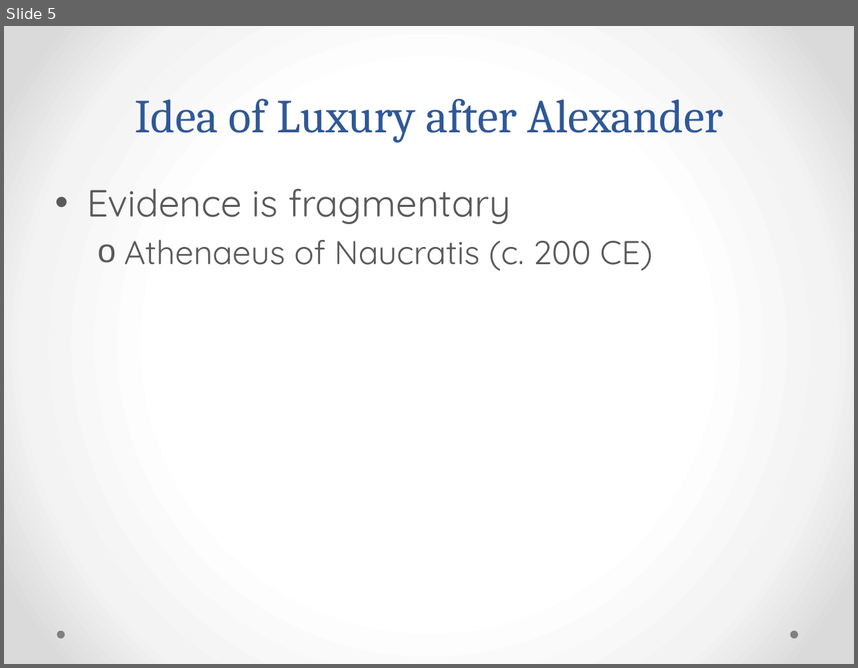
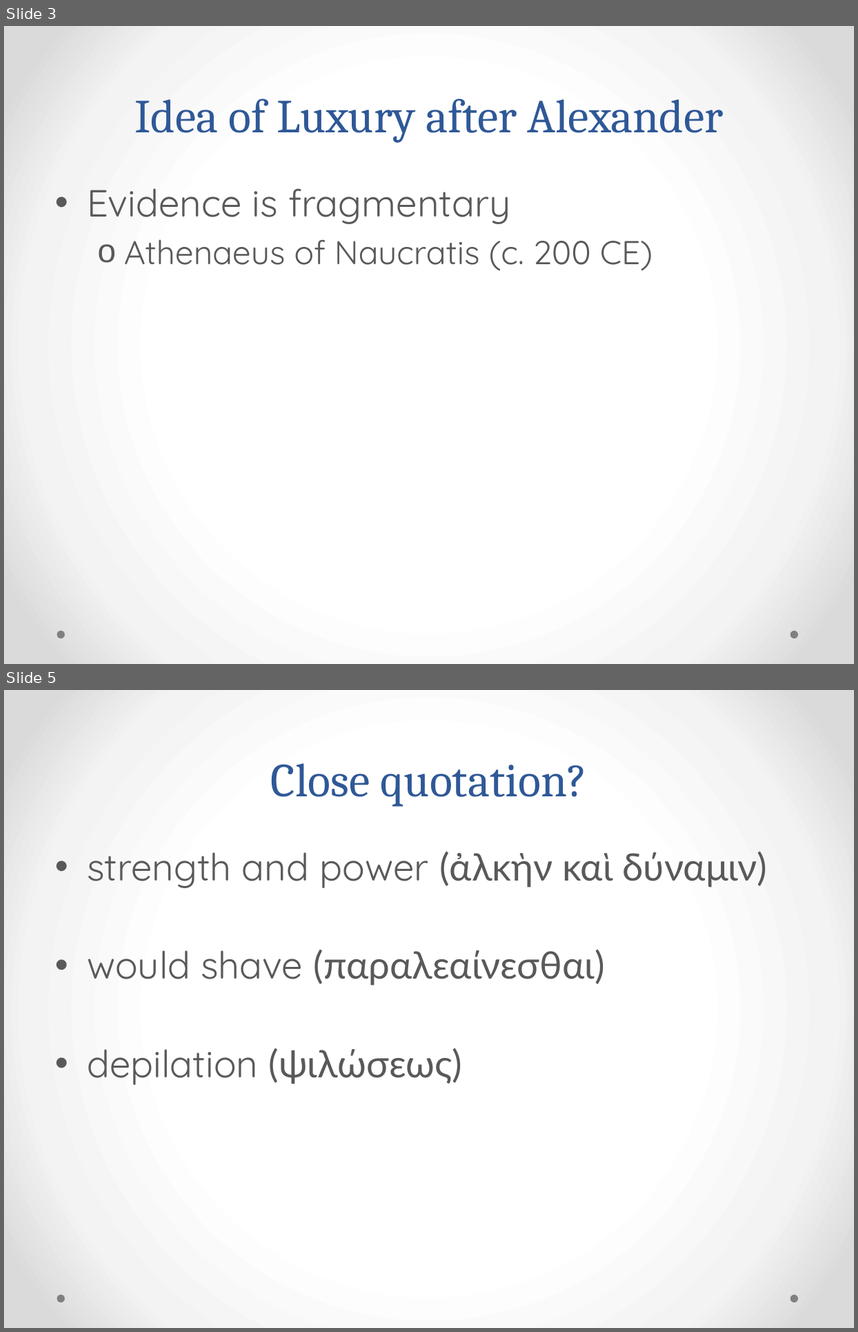
Before and after one commit to rgorman/syntacto_stylistics, a slide deck: Presentations/UNL/murray_feb-3.pptx. Shown one above the other, each under a label of ours: slide 5 before the commit, slides 3 and 5 after it; the slides between them are not shown. The pictures are 858x668 and 858x1332 pixels, drawn with LibreOffice and Linux fonts; fonts in the diff are those of the drawing. Boxes give left, top, right and bottom in pixels: in the first picture for what was removed or moved away, otherwise in the second. Text is boxed around its words. In the diff, an @@ line names an element or a change of style, - is before the commit and + after.

```diff
--- a/Presentations/UNL/murray_feb-3.pptx
+++ b/Presentations/UNL/murray_feb-3.pptx
@@ slide 5 added at [4, 690, 854, 1328], background gradient #FFFFFF to #F4F4F4 to #DADADA; not listed: 2 template elements that a slide beside it also shows @@
@@ title added at [271, 763, 588, 807], 40 pt, text #2F5897 @@
+Close quotation?
@@ text added at [87, 851, 768, 1085], 32 pt, text #595959 @@
+• strength and power (ἀλκὴν καὶ δύναμιν)
+• would shave (παραλεαίνεσθαι)
+• depilation (ψιλώσεως)
@@ what was slide 5 is now slide 3 @@
```
Also in this commit, not shown: 2 slides changed, 35 other slides added, 3 slides removed, 3 other files.
